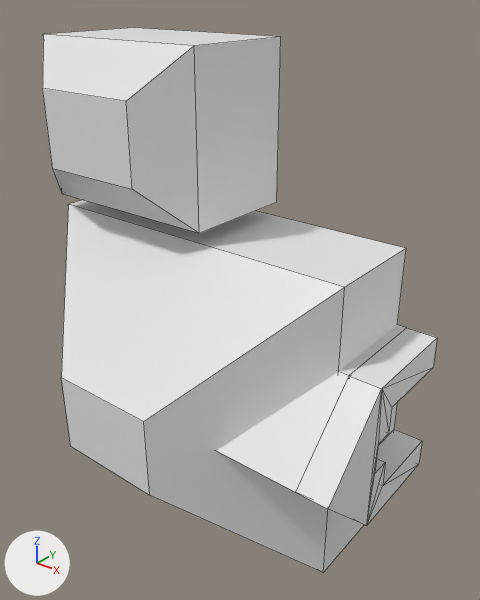
The OBJ model landstalker/data/proxies/church_632.obj, before and after one commit.
The view is the same before and after, from a 50 mm camera at (474.0, -234.0, 1012.0) aimed at (327.0, -50.0, 898.0). Every picture has the same lights, and +X, +Y and +Z are marked at lower left. The older version comes first. Mesh edges are drawn as thin lines. Where no turn or scale is listed for an object, it has been applied to the vertices. Vertices at exactly the same position are counted once.

Objects in the first picture: 'church_632'.
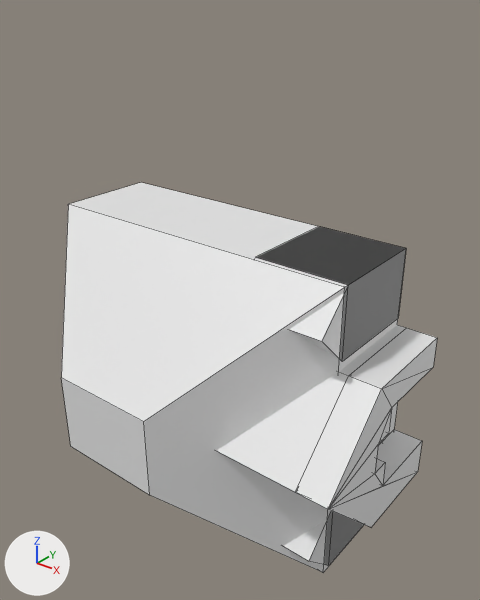
What differs and where, as boxes [x1, y1, x2, y2] in the pictures (480 x 600 px):
'church_632', reshaped (28% shorter): before [43, 28, 437, 572]; after [61, 182, 437, 572]
part 1 of me_church_632, deleted: before [43, 28, 281, 233]
part 2 of me_church_632, built on: before [328, 389, 422, 526]; after [255, 227, 422, 566]

The edits, one by one:
me_church_632 is used by ob_church_632; location (0.0, 0.0, 0.0).
me_church_632 had 55 vertices, 63 faces and spanned x 238.0..394.0, y -107.0..-16.0, z 794.0..992.0.
me_church_632 now has 62 vertices, 73 faces and spans x 238.0..394.0, y -107.0..-16.0, z 794.0..922.0.
me_church_632 part 1: the loose piece of 12 vertices spanning x 240.0..319.0, y -79.0..-16.0, z 928.0..992.0 is deleted.
Part 2, on me_church_632:
6 vertices are removed from x 340.0..394.0, y -60.0..-16.0, z 830.0.
27 faces are deleted.
16 vertices are added at x 340.0..394.0, y -72.0..-16.0, z 795.0..922.0.
9 new vertices lie (38.0, 0.0, 0.0) away from vertices in x 340.0, y -72.0..-16.0, z 795.0..922.0.
47 new faces join them.
